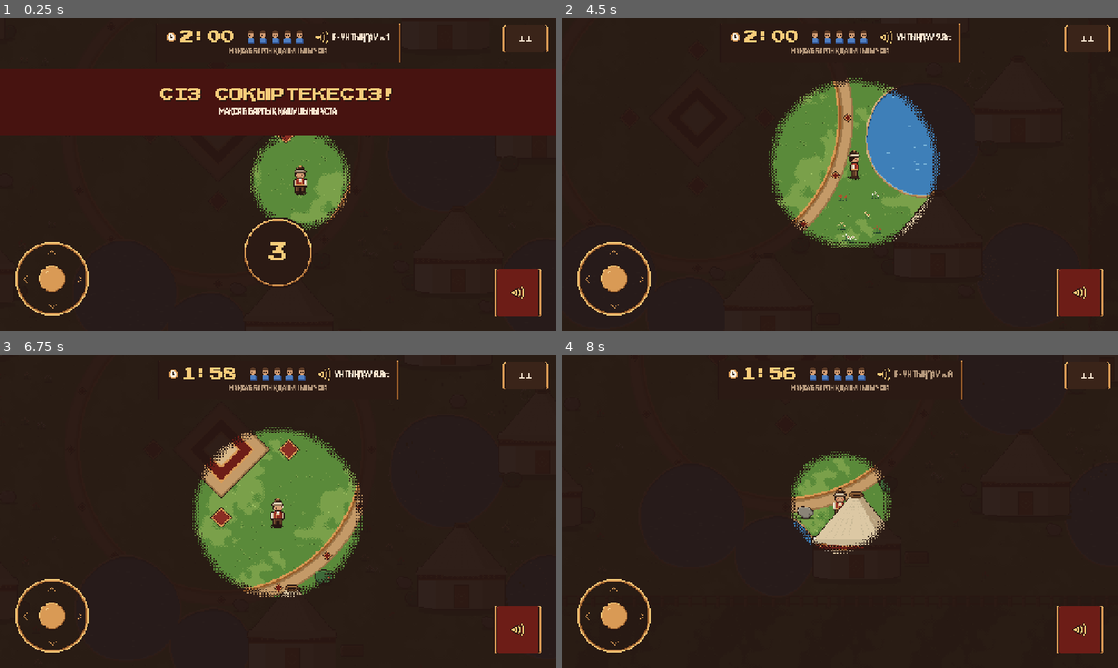
Above: before the commit, frames 1-4 (two rows, left to right).
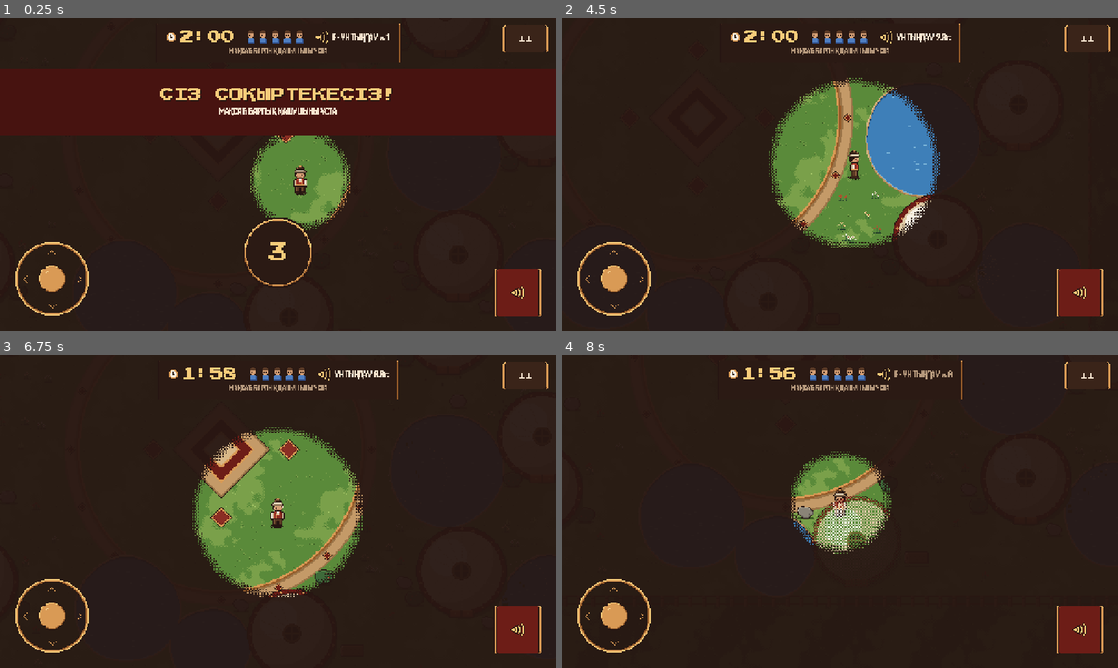
Above: after the commit, the same moments.

Repository: mmeirbek/sanlaq
Game: Godot game, scene res://scenes/world/game.tscn
The game is run twice, just before and just after one commit, with the same random seed, the same clock (stepped at 60 frames per second) and the same inputs. This scene is started directly instead of the project's main scene. Sound files missing from this copy of the repository are replaced by a short silence.
Inputs (mouse positions are in pixels of both pictures, inside the frame that each line leads up to):
- Up to frame 1 (0.25 s): no input
- Up to frame 2 (4.5 s): tap Enter at 0.5 s; move the mouse to (962, 158) at 0.52 s; hold D (move_right) 0.53-1.25 s; hold E (interact) 0.53-1.25 s; click (962, 158) at 0.67 s; tap Space (ui_accept) at 0.77, 3.5 s; click "II" at 1.25 s; click "ЖАЛҒАСТЫРУ" at 2 s; drag from (728, 190) to (812, 237) at 2.77 s; move the mouse to (895, 105) at 3.52 s; hold D (move_right) 3.53-4.25 s; tap Tab at 3.6 s; drag from (812, 237) to (673, 127) at 4.27 s
- Up to frame 3 (6.75 s): move the mouse to (444, 558) at 5.02 s; hold A (move_left) 5.03-5.75 s; tap 1 at 5.1 s; tap Space (ui_accept) at 5.27 s; drag from (111, 464) to (255, 511) at 5.77 s; move the mouse to (305, 511) at 6.52 s; hold S (move_down) from 6.53 s (still down); tap 3 at 6.6 s; click (305, 511) at 6.67 s
- Up to frame 4 (8 s): release S (move_down) at 7.25 s; drag from (756, 433) to (728, 527) at 7.27 s

The runs differ from the first frame. In frame 2, 0.3% of the frame differs, in the area x 59-67%, y 55-72%; in frame 3, 0.1%; in frame 4, 1.3%, in the area x 44-59%, y 43-64%.

Commit message:
Соқыртеке: юрта сверху, крыша сквозная над самим игроком
Юрта нарисована сверху (yurt_top): войлочная крыша с уықами и шаңыраком,
басқұр по краю, дверь по ширине проёма в стенах. Крыша сортируется по
своему нижнему краю и закрывает всех внутри, а крыша над самим игроком
прореживается пиксельной шахматкой (see_through.gdshader) — как куст в
Brawl Stars: себя видно, остальные юрты закрыты. Боковая юрта остаётся
для «Тарих жолы». Тест в map_test.

Co-Authored-By: Claude Opus 5.5 <noreply@anthropic.com>
Claude-Session: https://claude.ai/code/session_01NDEWsq992Ew5MZxMi54Nzh

Diff:
--- /dev/null
+++ b/resources/shaders/see_through.gdshader
@@ -0,0 +1,19 @@
+// Крыша юрты, под которой стоит сам игрок (как куст в Brawl Stars): пиксели
+// арта прореживаются шахматкой, и сквозь крышу видно себя и тех, кто рядом.
+// Прореживание по сетке пикселя арта (картинка сохранена ×2), поэтому дыры
+// ровные и пиксельные, без полупрозрачности.
+shader_type canvas_item;
+
+// false — крыша целая, true — сквозная.
+uniform bool open = false;
+// Сколько пикселей картинки в одном пикселе арта.
+uniform float art_pixel = 2.0;
+
+void fragment() {
+	if (open) {
+		vec2 cell = floor(UV * vec2(textureSize(TEXTURE, 0)) / art_pixel);
+		if (mod(cell.x + cell.y, 2.0) < 1.0) {
+			discard;
+		}
+	}
+}
--- a/scenes/world/game.gd
+++ b/scenes/world/game.gd
@@ -459,6 +459,7 @@
 
 	if match_mgr and match_mgr.human_player:
 		var human := match_mgr.human_player
+		map.update_roofs(human.global_position if human.is_alive() else null)
 		if human.is_alive():
 			var in_water := map.is_water(human.global_position)
 			var in_yurt := map.is_inside_yurt(human.global_position)
--- a/scenes/world/yurt.tscn
+++ b/scenes/world/yurt.tscn
@@ -1,6 +1,11 @@
 [gd_scene format=3 uid="uid://yurt"]
 
-[ext_resource type="Texture2D" path="res://assets/sprites/world/yurt.png" id="1"]
+[ext_resource type="Texture2D" path="res://assets/sprites/world/yurt_top.png" id="1"]
+[ext_resource type="Shader" path="res://resources/shaders/see_through.gdshader" id="2"]
+
+[sub_resource type="ShaderMaterial" id="ShaderMaterial_roof"]
+resource_local_to_scene = true
+shader = ExtResource("2")
 
 [sub_resource type="CircleShape2D" id="CircleShape2D_wall"]
 radius = 11.0
@@ -9,10 +14,11 @@
 y_sort_enabled = true
 
 [node name="Body" type="Sprite2D" parent="."]
-position = Vector2(0, 100)
+material = SubResource("ShaderMaterial_roof")
+position = Vector2(0, 102)
 texture = ExtResource("1")
 centered = false
-offset = Vector2(-104, -220)
+offset = Vector2(-104, -204)
 
 [node name="Walls" type="StaticBody2D" parent="."]
 collision_layer = 1
--- a/scripts/systems/map_manager.gd
+++ b/scripts/systems/map_manager.gd
@@ -41,8 +41,10 @@
 ## Куст рисуется так, чтобы он стоял на своей точке, а не висел над ней.
 const BUSH_OFFSET := Vector2(0, -16)
 const YURT_BLOCK_RADIUS := 105.0
-## Ближе этого к центру юрты игрок под крышей и спрятан.
+## Ближе этого к центру юрты ловец не видит бегуна даже в своём круге обзора.
 const YURT_HIDE_RADIUS := 60.0
+## Под крышей — всё внутри кольца стен yurt.tscn (90 − 11 px).
+const YURT_ROOF_RADIUS := 79.0
 ## Ближе этого к камню или бревну никто не появляется.
 const ROCK_CLEAR := 34.0
 const ARENA_CENTER := Vector2.ZERO
@@ -99,6 +101,8 @@
 		return Rect2(Vector2(-900, -550), Vector2(1800, 1100))
 
 var yurt_positions: Array[Vector2] = []
+## Крыши юрт (их ShaderMaterial — см. see_through.gdshader), по порядку yurt_positions.
+var _roofs: Array[ShaderMaterial] = []
 var obstacle_positions: Array[Vector2] = []
 var water_zones: Array[Dictionary] = []
 var _spawn_cursor := 0
@@ -142,6 +146,7 @@
 
 func _build_yurts() -> void:
 	yurt_positions.clear()
+	_roofs.clear()
 	for spot in YURT_SPOTS:
 		var yurt := YURT_SCENE.instantiate() as Node2D
 		yurt.position = spot
@@ -149,6 +154,7 @@
 		(yurt.get_node("Body") as Node2D).position += _snap(spot) - spot
 		add_child(yurt)
 		yurt_positions.append(spot)
+		_roofs.append((yurt.get_node("Body") as CanvasItem).material as ShaderMaterial)
 		_register_occupied(spot, YURT_BLOCK_RADIUS)
 
 func _build_water() -> void:
@@ -336,6 +342,19 @@
 			return true
 	return false
 
+## Юрта сверху закрывает тех, кто внутри. Крыша, под которой стоит сам игрок,
+## становится сквозной (как куст в Brawl Stars) — остальные остаются целыми.
+## viewer — позиция игрока на земле или null, если смотреть не за кем.
+func update_roofs(viewer: Variant) -> void:
+	for i in _roofs.size():
+		var open: bool = viewer != null and (viewer as Vector2).distance_to(yurt_positions[i]) < YURT_ROOF_RADIUS
+		if is_roof_open(i) != open:
+			_roofs[i].set_shader_parameter("open", open)
+
+func is_roof_open(index: int) -> bool:
+	# Пока параметр не задан, шейдер отдаёт null — это «закрыто».
+	return _roofs[index].get_shader_parameter("open") == true
+
 func is_inside_yurt(pos: Vector2) -> bool:
 	for yurt in yurt_positions:
 		if pos.distance_to(yurt) < YURT_HIDE_RADIUS:
--- a/tools/map_test.gd
+++ b/tools/map_test.gd
@@ -3,7 +3,8 @@
 ## - механика как до редизайна: 7 юрт, 9 прудов радиусом 90–130, 12 камней и
 ##   5 брёвен с коллизиями ровно заданных размеров, без поворота;
 ## - украшения (ковры, цветы) не ложатся на воду, юрты и препятствия;
-## - пиксель-арт мира стоит на сетке пикселя арта.
+## - пиксель-арт мира стоит на сетке пикселя арта;
+## - юрта сверху: крыша сквозная только над тем, кто стоит внутри.
 ## На каждую раскладку — по одной проверке на правило; в сообщении — что нарушено.
 
 const MAP_SCENE := "res://scenes/world/map_steppe_village.tscn"
@@ -19,7 +20,25 @@
 		_check_decor(map, layout)
 		_check_pixel_grid(map, layout)
 		await unmount(map)
+	await _check_roofs()
 	finish("MAP")
+
+
+## Как куст в Brawl Stars: под своей крышей игрок виден, остальные крыши целые.
+func _check_roofs() -> void:
+	var map: MapManager = await mount(MAP_SCENE)
+	var count := map.yurt_positions.size()
+	var opened := func() -> Array:
+		return range(count).filter(func(i: int) -> bool: return map.is_roof_open(i))
+	check(opened.call().is_empty(), "крыши юрт целые, пока внутри никого")
+	map.update_roofs(map.yurt_positions[2] + Vector2(20, 30))
+	check(opened.call() == [2], "игрок в юрте 3 — сквозная только её крыша (%s)" % [opened.call()])
+	map.update_roofs(map.yurt_positions[2] + Vector2(0, MapManager.YURT_ROOF_RADIUS + 20))
+	check(opened.call().is_empty(), "вышел из юрты — крыша снова целая")
+	map.update_roofs(map.yurt_positions[2])
+	map.update_roofs(null)
+	check(opened.call().is_empty(), "игрок выбыл — все крыши целые")
+	await unmount(map)
 
 
 func _check_mechanics(map: MapManager, layout: int) -> void:
Binary file added: assets/sprites/world/yurt_top.png
Not shown, added: assets/sprites/world/yurt_top.png.import
Not shown, added: resources/shaders/see_through.gdshader.uid
Not shown, changed: README.md
Not shown, changed: docs/ARCHITECTURE.md
Not shown, changed: docs/ART_PIPELINE.md
Not shown, changed: tools/artgen/world_art.py
